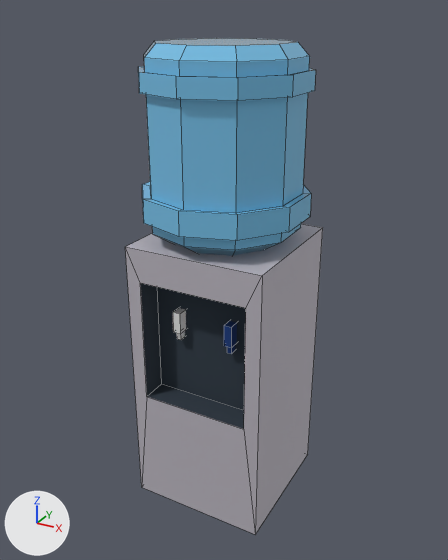
An edit to the FBX model Assets/ArtRes/Map/decoration/scene_waterDespencer.fbx, drawn before and after from the same camera.
Camera for both pictures: a 50 mm lens placed at (1.088, -2.012, 1.964), pointed at (-0.018, -0.002, 0.959). Every picture has the same lights, and +X, +Y and +Z are marked at lower left. Mesh edges are drawn as thin lines. Where no turn or scale is listed for an object, it has been applied to the vertices.

The first picture shows 'water despencer'.
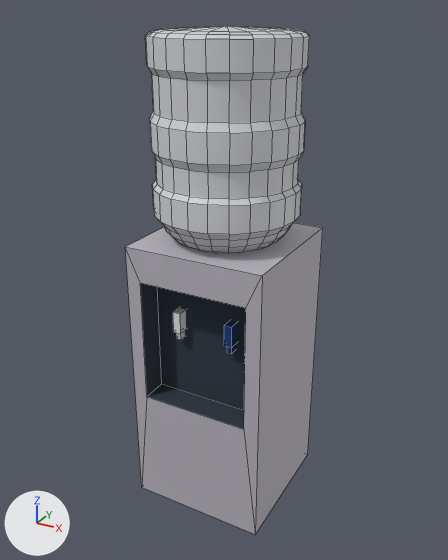
Boxes [x1, y1, x2, y2] around the edits, measured in the pictures (448 x 560 px):
'water despencer', reshaped: before [125, 38, 323, 535]; after [125, 26, 323, 535]
part 1 of me_cube_213, rebuilt: before [138, 38, 316, 256]; after [146, 26, 309, 253]

The change in detail:
Picture 'props_BaseColor.png' (img_props_basecolor_png) is new.
Material 'prop0' (mat_prop0) is new.
Uses the picture img_props_basecolor_png.
me_cube_213 is used by ob_water_despencer; location (0.0, 0.0, 0.0).
me_cube_213 had 168 vertices, 150 faces and spanned x -0.32..0.3, y -0.33..0.32, z 0.0..1.86.
me_cube_213 now has 602 vertices, 614 faces and spans x -0.29..0.28, y -0.28..0.28, z 0.0..1.91.
me_cube_213 part 1: the loose piece of 120 vertices spanning x -0.32..0.3, y -0.33..0.32, z 1.14..1.86 is rebuilt with 554 vertices and now spans x -0.29..0.28, y -0.28..0.28, z 0.89..1.91, in mat_prop0.
me_cube_213 no longer uses material mat_water_bottle (blue #77c0e7).
me_cube_213 now uses material mat_prop0.
